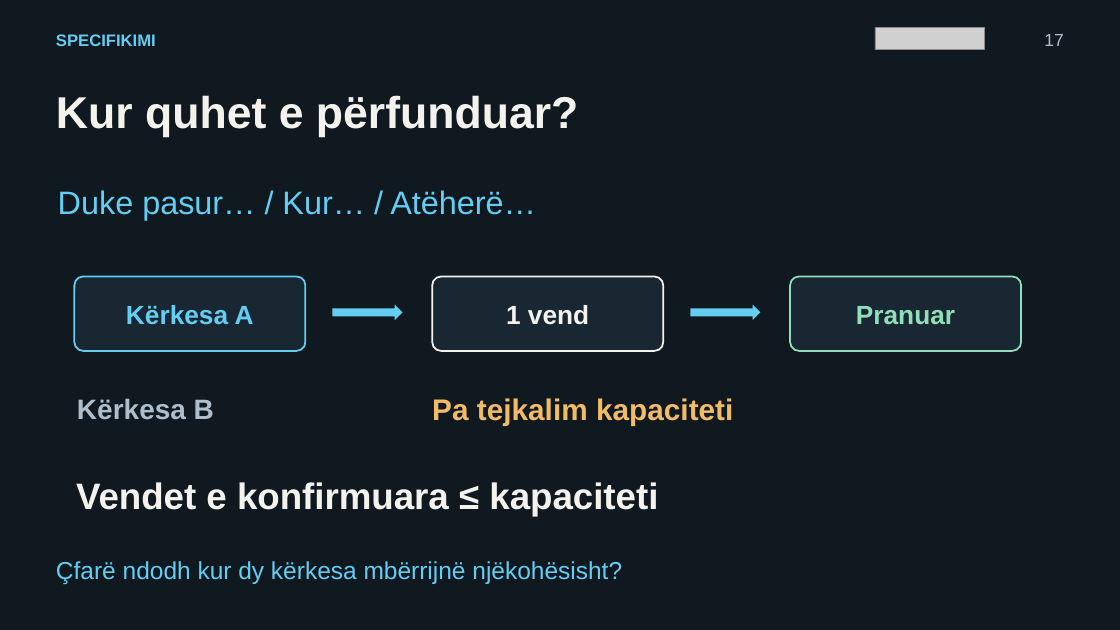
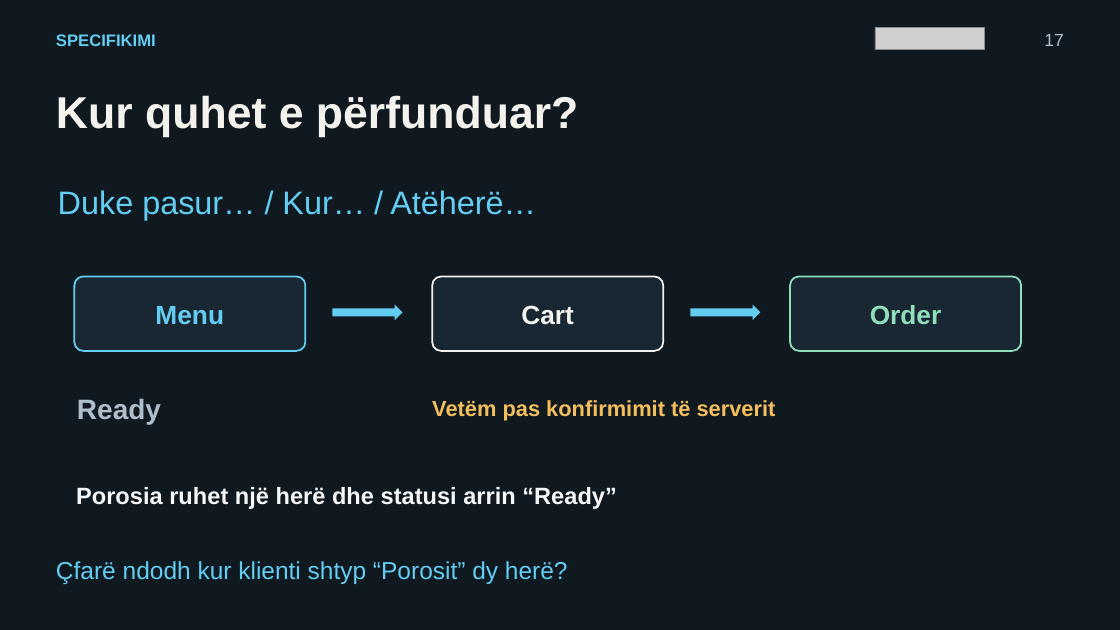
Before and after one commit to arbenl/arbenl.github.io, a slide deck: slide 17 of Jave1_Hyrje_Nextjs_PWA_Copilot_2026.pptx. Drawn at 1120x630 pixels with LibreOffice and Linux fonts; fonts in the diff are those of the drawing; grey boxes stand for pictures. Boxes give left, top, right and bottom in pixels: in the first picture for what was removed or moved away, otherwise in the second. Text is boxed around its words. In the diff, an @@ line names an element or a change of style, - is before the commit and + after.

```diff
--- a/Jave1_Hyrje_Nextjs_PWA_Copilot_2026.pptx
+++ b/Jave1_Hyrje_Nextjs_PWA_Copilot_2026.pptx
@@ text at box(155, 306, 224, 325): text changed @@
-Kërkesa A
+Menu
@@ text at box(521, 305, 574, 325): text changed @@
-1 vend
+Cart
@@ text at box(870, 305, 942, 324): text changed @@
-Pranuar
+Order
@@ text at box(77, 398, 161, 424): text changed @@
-Kërkesa B
+Ready
@@ text at box(432, 400, 776, 421): text changed; size 25.5 to 18.8 pt; text colour #F2BB66 to #F3BE5C @@
-Pa tejkalim kapaciteti
+Vetëm pas konfirmimit të serverit
@@ text at box(76, 487, 617, 509): text changed; size 31.5 to 20.2 pt; text colour #F4F2EC to #F5F7F9 @@
-Vendet e konfirmuara ≤ kapaciteti
+Porosia ruhet një herë dhe statusi arrin “Ready”
@@ text at box(56, 561, 568, 584): text changed @@
-Çfarë ndodh kur dy kërkesa mbërrijnë njëkohësisht?
+Çfarë ndodh kur klienti shtyp “Porosit” dy herë?
```
Also in this commit, not shown: 18 other slides changed, 2 slides added, 2 slides removed, 3 other files.
